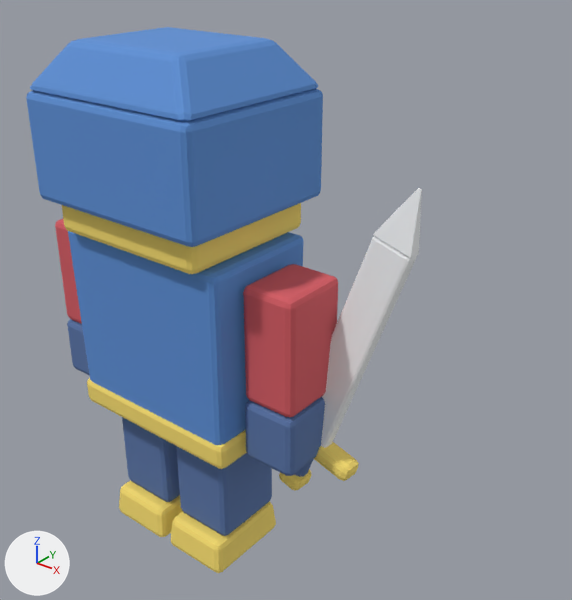
The glTF model assets/models/swordman.glb, before and after one commit.
The view is the same before and after, from a 50 mm lens placed at (0.982, -0.933, 1.17), pointed at (0.187, 0.061, 0.553). Lighting does not change. The marker at lower left points along +X, +Y and +Z. The picture after the commit comes second. Where no turn or scale is listed for an object, it has been applied to the vertices.

The first picture shows 'Belt', 'Blade', 'BootR', 'Collar', 'ForeR', 'Helmet', 'HelmetTop', 'ShinL', 'ShinR', 'Tip', 'TorsoBody', 'UpperR' and 6 more.
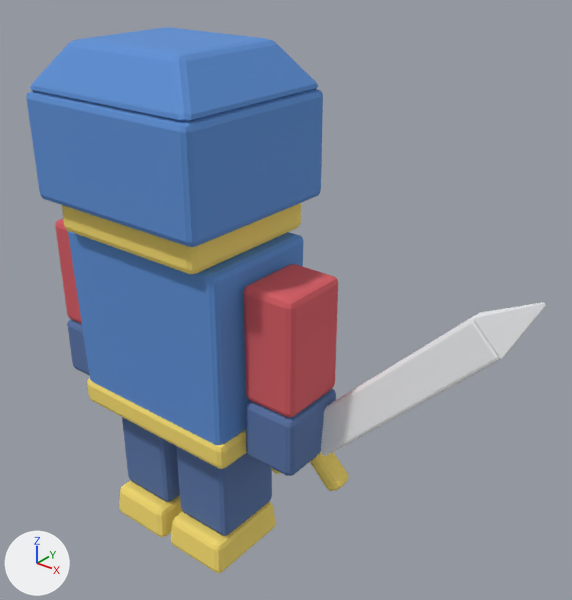
ob_sword is not drawn itself; it is the parent of ob_blade, ob_grip, ob_guard, ob_pommel, ob_tip.

Boxes [x1, y1, x2, y2] around the edits, measured in the pictures (572 x 600 px):
```json
{"object": "Blade", "change": "turned", "before": [321, 236, 416, 448], "after": [320, 315, 501, 456]}
{"object": "Tip", "change": "turned", "before": [373, 188, 422, 258], "after": [473, 303, 546, 359]}
{"object": "Guard", "change": "turned", "before": [314, 442, 359, 481], "after": [310, 452, 349, 491]}
{"object": "Pommel", "change": "turned", "before": [279, 469, 311, 491], "after": [270, 467, 280, 474], "on screen": "mostly hidden afterwards"}
{"object": "Grip", "change": "turned", "before": [294, 460, 313, 477], "on screen": "not visible afterwards"}
```

Edits to the scene script, one JSON object a line:
```json
{"op": "set", "path": "ob_sword.rotation_euler", "old": "(-0.122, 0.297, 0.0)", "new": "(-0.122, 0.785, 0.0)", "note": "degrees (-7, 17, 0) -> degrees (-7, 45, 0)"}
```
